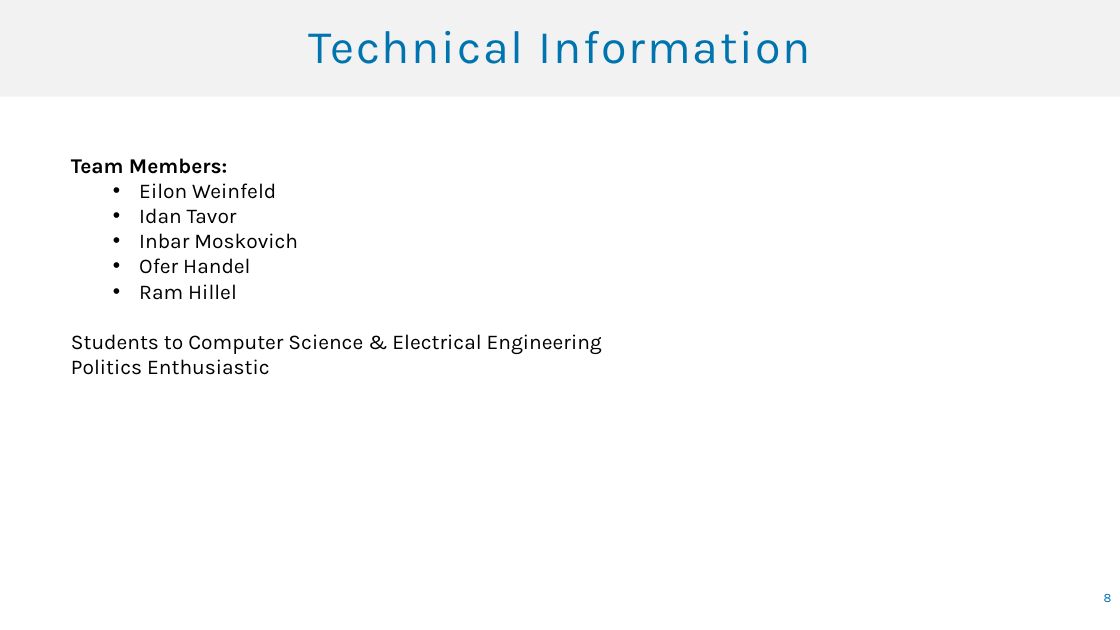
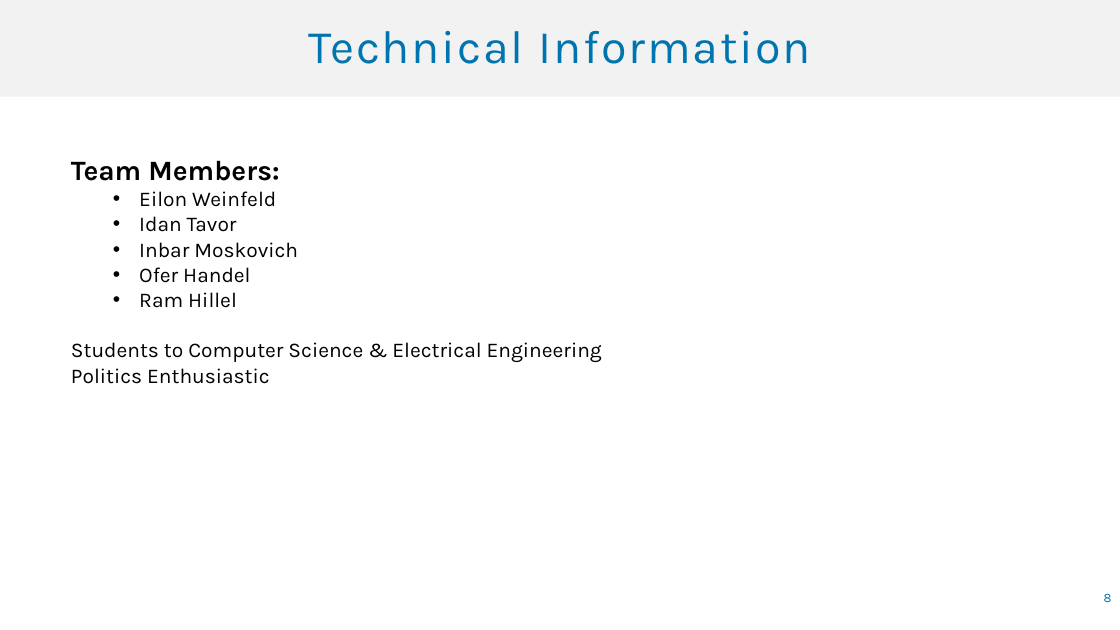
Before and after one commit to idantavor/PoliticalCrowd, a slide deck: slide 8 of CrowdPresentation.pptx. Drawn at 1120x630 pixels with LibreOffice and Linux fonts; fonts in the diff are those of the drawing. Boxes give left, top, right and bottom in pixels: in the first picture for what was removed or moved away, otherwise in the second. Text is boxed around its words. In the diff, an @@ line names an element or a change of style, - is before the commit and + after.

```diff
--- a/CrowdPresentation.pptx
+++ b/CrowdPresentation.pptx
@@ text at (71,160,279,181): size 18 to 24 pt in "Team Members:" @@
```
Also in this commit, not shown: 5 other slides changed, 1 slide added.
